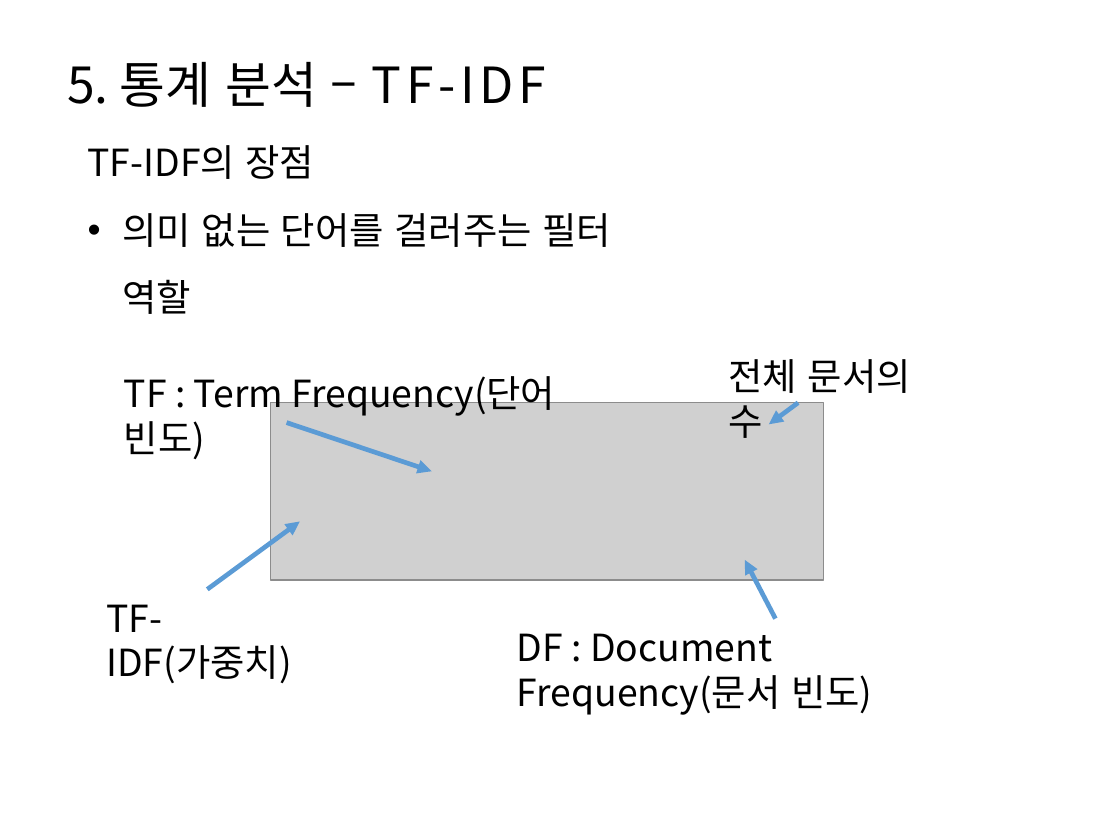
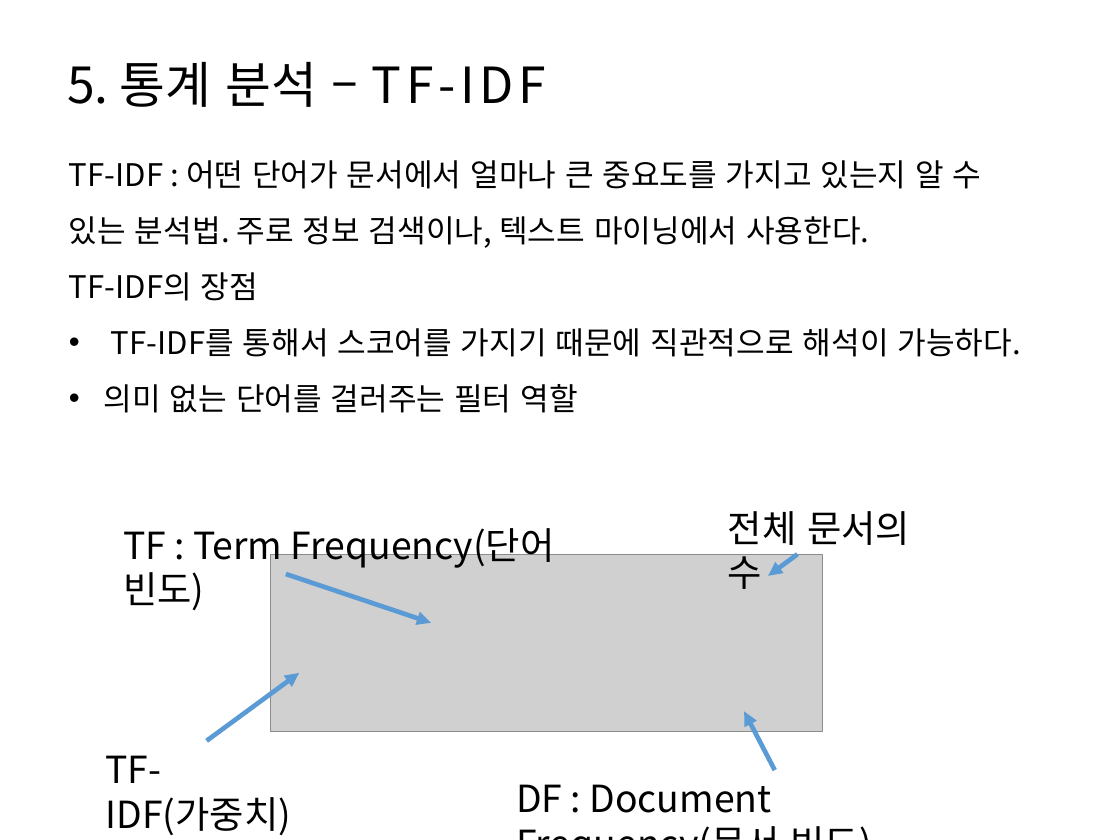
Before and after one commit to HaYongdae/issuewhatshow, a slide deck: slide 18 of doc/최종 PPT.pptx (slide 17 before the commit). Drawn at 1120x840 pixels with LibreOffice and Linux fonts; fonts in the diff are those of the drawing; grey boxes stand for pictures. Boxes give left, top, right and bottom in pixels: in the first picture for what was removed or moved away, otherwise in the second. Text is boxed around its words. In the diff, an @@ line names an element or a change of style, - is before the commit and + after.

```diff
--- a/doc/최종 PPT.pptx
+++ b/doc/최종 PPT.pptx
@@ text "TF-IDF : 어떤 단어가 문서에서 ...": place and size @@
-text "TF-IDF : 어떤 단어가 문서에서 ..." at bbox=[88, 145, 611, 314]
+text "TF-IDF : 어떤 단어가 문서에서 ..." at bbox=[69, 160, 1021, 413]
@@ text at bbox=[69, 160, 982, 248]: paragraph added @@
+TF-IDF : 어떤 단어가 문서에서 얼마나 큰 중요도를 가지고 있는지 알 수 있는 분석법. 주로 정보 검색이나, 텍스트 마이닝에서 사용한다.
@@ text at bbox=[69, 272, 577, 413]: size 24 to 20 pt in "TF-IDF의 장점", "의미 없는 단어를 걸러주는 필터 역할" @@
@@ text at bbox=[111, 328, 1021, 357]: paragraph added @@
+• TF-IDF를 통해서 스코어를 가지기 때문에 직관적으로 해석이 가능하다.
@@ arrow moved from (287, 422) - (431, 472) to (286, 575) - (431, 623) @@
@@ 3 texts, 3 arrows, 1 picture: place and size @@
-3 texts, 3 arrows, 1 picture at bbox=[106, 359, 911, 683]
+3 texts, 3 arrows, 1 picture at bbox=[106, 511, 910, 835]
@@ text "DF : Document Frequency(문서 빈도)" rewrapped from bbox=[517, 633, 872, 715] to bbox=[516, 784, 772, 813] @@
```
Also in this commit, not shown: 11 other slides changed, 2 slides added, 2 slides removed.
